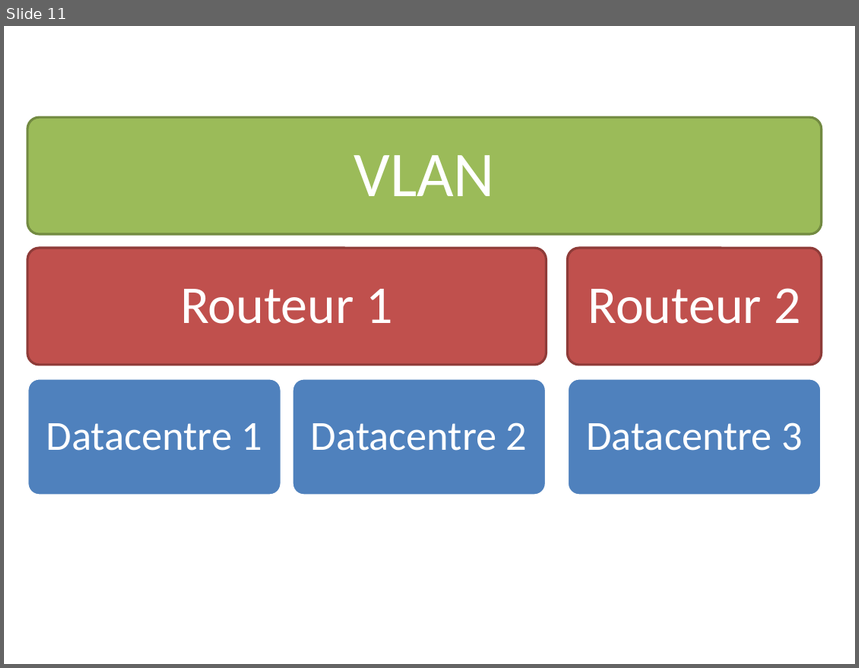
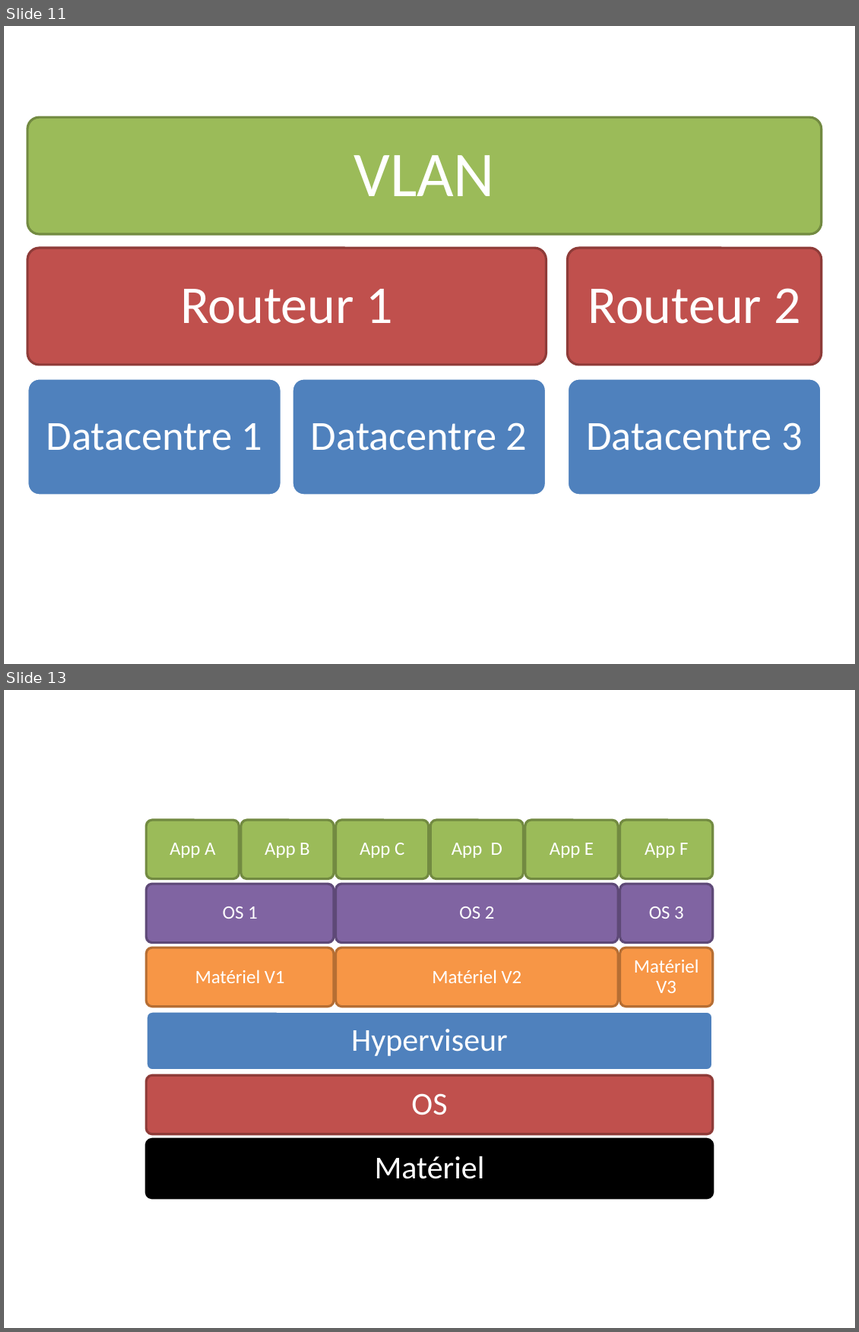
Before and after one commit to dduportal/dduportal.github.io, a slide deck: cours/ensg-asi-2014/src/raws/img_gen.pptx. Shown one above the other, each under a label of ours: slide 11 before the commit, slides 11 and 13 after it; the slides between them are not shown. The pictures are 859x668 and 859x1332 pixels, drawn with LibreOffice and Linux fonts; fonts in the diff are those of the drawing. Boxes give left, top, right and bottom in pixels: in the first picture for what was removed or moved away, otherwise in the second. Text is boxed around its words. In the diff, an @@ line names an element or a change of style, - is before the commit and + after.

```diff
--- a/cours/ensg-asi-2014/src/raws/img_gen.pptx
+++ b/cours/ensg-asi-2014/src/raws/img_gen.pptx
@@ slide 13 added at (4,690,855,1328), background #FFFFFF @@
@@ group added at (146,820,713,1198): 15 rounded rectangles, 15 texts @@
+Matériel
+OS
+Hyperviseur
+Matériel V1
+OS 1
+App A
+App B
+Matériel V2
+OS 2
+App C
+App D
+App E
+Matériel V3
+OS 3
+App F
```
Also in this commit, not shown: 4 other slides added, 6 other files.
